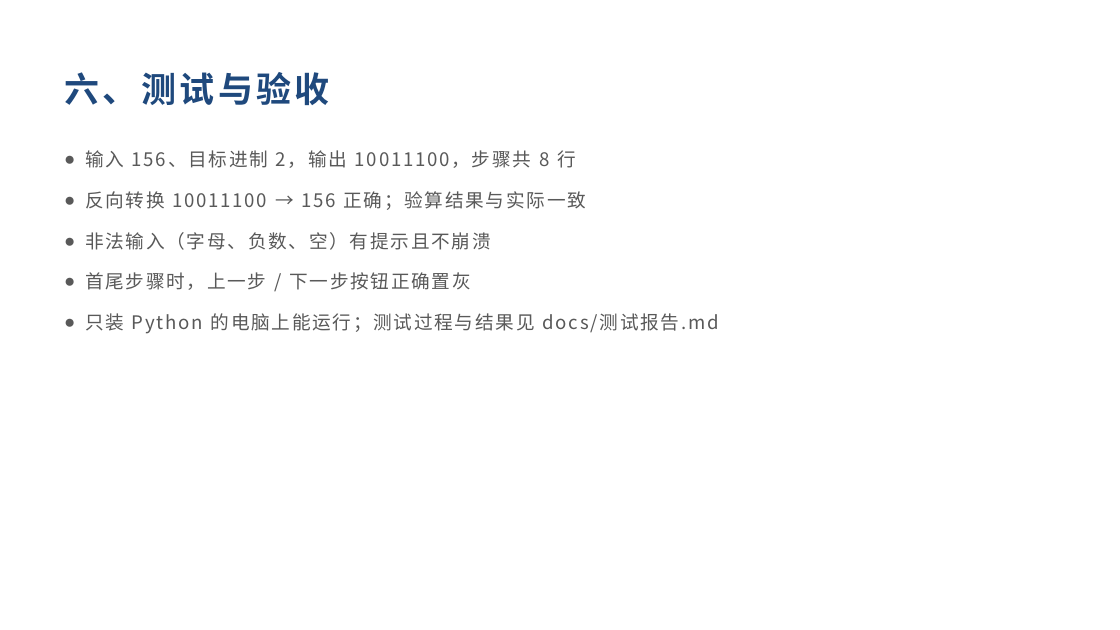
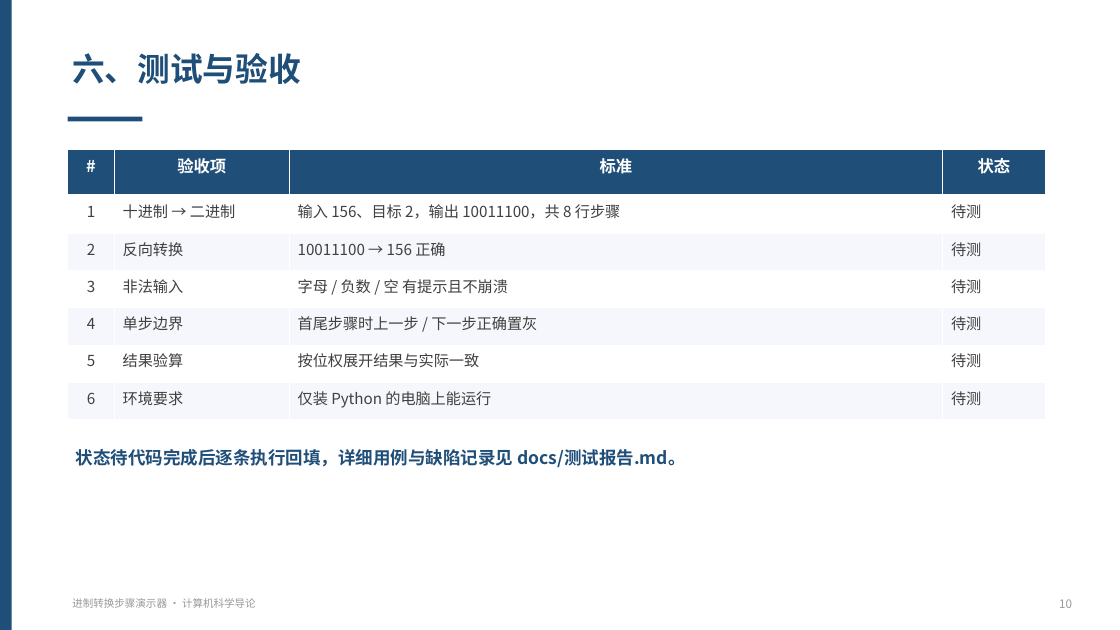
Before and after one commit to nekodoorl/cs-intro-viz, a slide deck: slide 10 of docs/演示PPT.pptx. Drawn at 1120x630 pixels with LibreOffice and Linux fonts; fonts in the diff are those of the drawing. Boxes give left, top, right and bottom in pixels: in the first picture for what was removed or moved away, otherwise in the second. Text is boxed around its words. In the diff, an @@ line names an element or a change of style, - is before the commit and + after.

Commit message:
docs: 优化演示 PPT 视觉（统一版式、卡片与表格）

```diff
--- a/docs/演示PPT.pptx
+++ b/docs/演示PPT.pptx
@@ rectangle added at bbox=[0, 0, 12, 630], fill #1F4E79 @@
@@ text "六、测试与验收": place and size @@
-text "六、测试与验收" at bbox=[64, 72, 330, 105]
+text "六、测试与验收" at bbox=[72, 53, 300, 84]
@@ text "六、测试与验收" at bbox=[72, 53, 300, 84]: size 30 to 28 pt, text colour #1F497D to #1F4E79, letter spacing 3 to 0 pt; vertical alignment middle to top @@
@@ rectangle added at bbox=[68, 117, 143, 122], fill #1F4E79 @@
@@ table added at bbox=[68, 150, 1046, 412], 7 rows, 4 columns @@
+# | 验收项 | 标准 | 状态
+1 | 十进制 → 二进制 | 输入 156、目标 2，输出 10011100，共 8 行步骤 | 待测
+2 | 反向转换 | 10011100 → 156 正确 | 待测
+3 | 非法输入 | 字母 / 负数 / 空 有提示且不崩溃 | 待测
+4 | 单步边界 | 首尾步骤时上一步 / 下一步正确置灰 | 待测
+5 | 结果验算 | 按位权展开结果与实际一致 | 待测
+6 | 环境要求 | 仅装 Python 的电脑上能运行 | 待测
@@ text removed at bbox=[85, 150, 719, 334] @@
-● 输入 156、目标进制 2，输出 10011100，步骤共 8 行
-● 反向转换 10011100 → 156 正确；验算结果与实际一致
-● 非法输入（字母、负数、空）有提示且不崩溃
-● 首尾步骤时，上一步 / 下一步按钮正确置灰
-● 只装 Python 的电脑上能运行；测试过程与结果见 docs/测试报告.md
@@ text added at bbox=[76, 449, 685, 467], 15 pt, text #1F4E79, bold @@
+状态待代码完成后逐条执行回填，详细用例与缺陷记录见 docs/测试报告.md。
@@ text added at bbox=[72, 598, 256, 608], 9 pt, text #999999 @@
+进制转换步骤演示器 · 计算机科学导论
@@ text added at bbox=[1059, 599, 1072, 608], 10 pt, text #999999 @@
+10
```
Also in this commit, not shown: 10 other slides changed.
